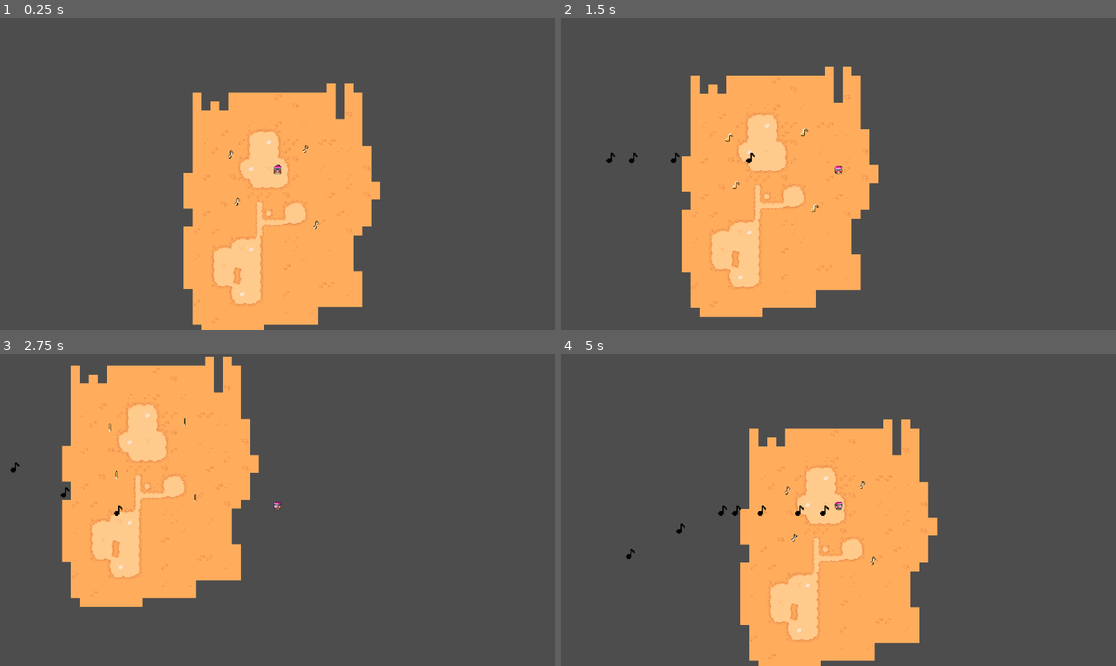
Above: before the commit, frames 1-4 (two rows, left to right).
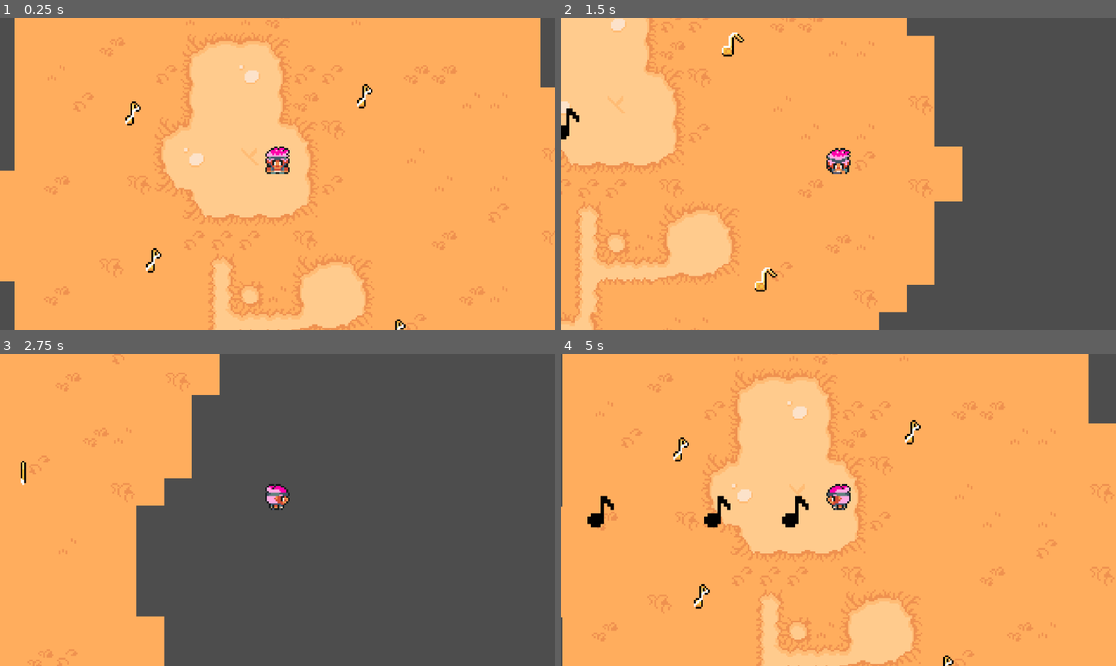
Above: after the commit, the same moments.

Repository: Vincent0103/cowboy-bebop
Game: Godot game, scene res://scenes/game.tscn
Same seed, same stepped clock (60 frames per second), same inputs: the game is played once before the commit and once after it.
Inputs (mouse positions are in pixels of both pictures, inside the frame that each line leads up to):
- Up to frame 1 (0.25 s): no input
- Up to frame 2 (1.5 s): tap Enter (ui_accept) at 0.5, 0.6, 0.77, 1.07 s; move the mouse to (960, 158) at 0.52 s; hold D (right) 0.53-1.28 s; move the mouse to (727, 189) at 1.27 s; hold S (down) from 1.28 s (still down); click (727, 189) at 1.35 s
- Up to frame 3 (2.75 s): tap Enter (ui_accept) at 1.52, 1.55, 1.82, 2.1 s; move the mouse to (333, 441) at 2.02 s; release S (down) at 2.03 s; hold D (right) from 2.03 s (still down)
- Up to frame 4 (5 s): move the mouse to (810, 572) at 2.77 s; release D (right) at 2.78 s; hold W (up) 2.78-3.53 s; click (810, 572) at 2.85 s; tap Enter (ui_accept) at 3.02, 3.05, 3.32, 3.6, 3.77, 4.07, 4.52, 4.55, 4.82 s; move the mouse to (1005, 556) at 3.52 s; hold A (left) from 3.53 s (still down); move the mouse to (672, 463) at 4.27 s; click (672, 463) at 4.35 s

The runs differ from the first frame. In frame 1, 86% of the frame differs, in the area x 0-100%, y 0-100%; in frame 2, 49%; in frame 3, 29%; in frame 4, 87%.

Commit message:
Add sound effect to projectile

Diff:
--- a/cowboy-bebop/scenes/area_2d.tscn
+++ b/cowboy-bebop/scenes/area_2d.tscn
@@ -1,7 +1,8 @@
-[gd_scene load_steps=4 format=3 uid="uid://46modupn0bui"]
+[gd_scene load_steps=5 format=3 uid="uid://46modupn0bui"]
 
 [ext_resource type="Texture2D" uid="uid://5iensepvjqrf" path="res://assets/sprites/attaque melo.png" id="1_p287g"]
 [ext_resource type="Script" path="res://scripts/area_2d.gd" id="1_t7ewy"]
+[ext_resource type="AudioStream" uid="uid://dxdsdmqpwjhlv" path="res://shoot-6-81136.mp3" id="3_72f2p"]
 
 [sub_resource type="CircleShape2D" id="CircleShape2D_goxcx"]
 
@@ -16,3 +17,6 @@
 [node name="AttaqueMelo" type="Sprite2D" parent="."]
 scale = Vector2(1.91, 2.005)
 texture = ExtResource("1_p287g")
+
+[node name="AudioStreamPlayer2D" type="AudioStreamPlayer2D" parent="."]
+stream = ExtResource("3_72f2p")
--- a/cowboy-bebop/scenes/game.gd
+++ b/cowboy-bebop/scenes/game.gd
@@ -17,3 +17,6 @@
 		bullet_temp.position = player.position
 		bullet_temp.direction = -1
 		add_child(bullet_temp)
+		var audio_player = bullet_temp.get_node("AudioStreamPlayer2D")
+		if audio_player:
+			audio_player.play()
--- a/cowboy-bebop/scenes/game.tscn
+++ b/cowboy-bebop/scenes/game.tscn
@@ -205,7 +205,7 @@
 position = Vector2(-8, 2)
 
 [node name="Camera2D" type="Camera2D" parent="Player"]
-zoom = Vector2(1.16, 1.16)
+zoom = Vector2(3.59, 3.59)
 
 [node name="Coin" parent="." instance=ExtResource("3_ck8o3")]
 position = Vector2(-91, -33)
Not shown, added: cowboy-bebop/shoot-6-81136.mp3.import
Not shown, added: cowboy-bebop/shoot-6-81136.mp3
